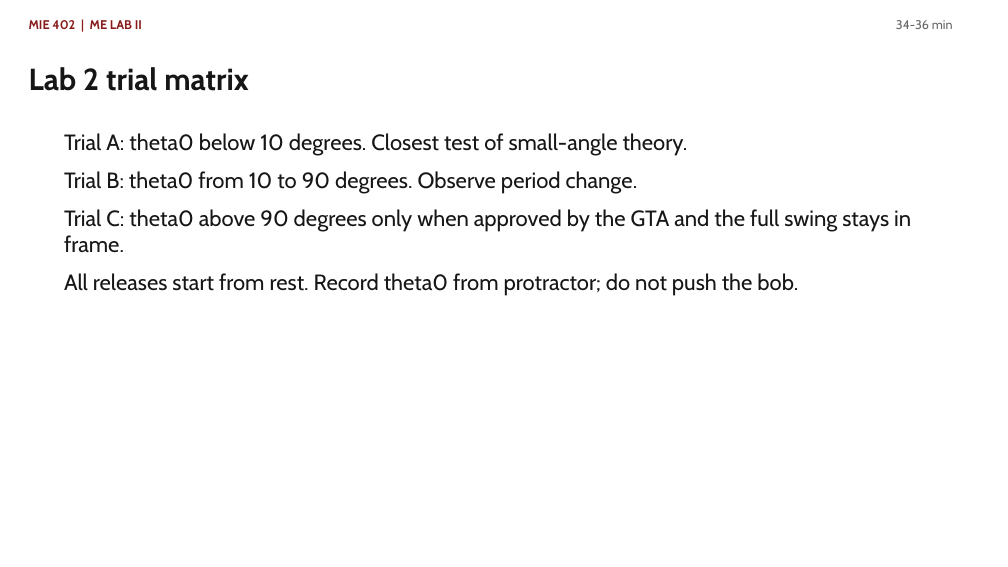
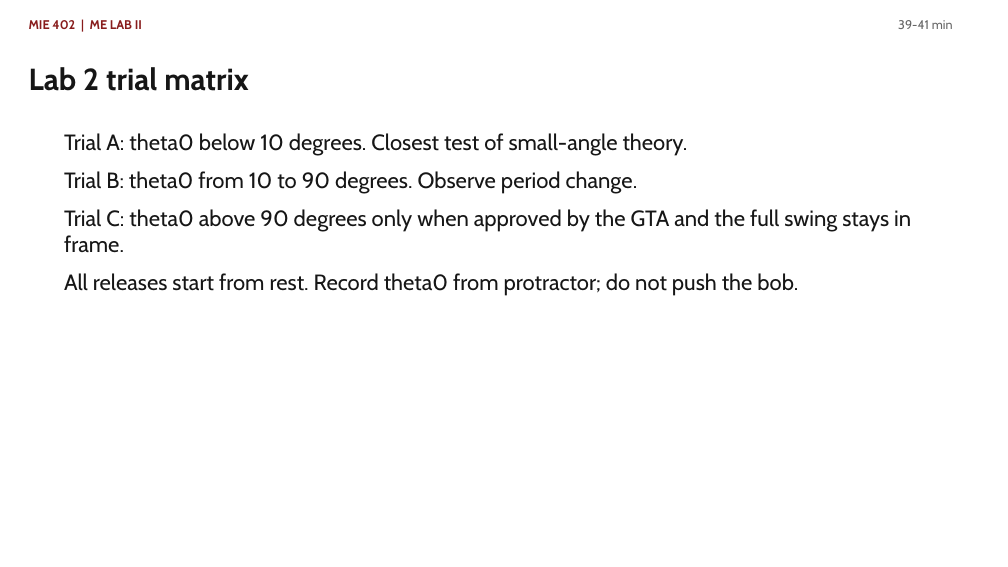
Before and after one commit to Ehsan-Roohi/MIE402-Lab, a slide deck: slide 20 of site/docs/MIE402_Lecture03_Single_Pendulum_PreLab2_Fall2026.pptx (slide 17 before the commit). Drawn at 1008x567 pixels with LibreOffice and Linux fonts; fonts in the diff are those of the drawing. Boxes give left, top, right and bottom in pixels: in the first picture for what was removed or moved away, otherwise in the second. Text is boxed around its words. In the diff, an @@ line names an element or a change of style, - is before the commit and + after.

```diff
--- a/site/docs/MIE402_Lecture03_Single_Pendulum_PreLab2_Fall2026.pptx
+++ b/site/docs/MIE402_Lecture03_Single_Pendulum_PreLab2_Fall2026.pptx
@@ text at (898,20,953,29): text changed @@
-34-36 min
+39-41 min
```
Also in this commit, not shown: 5 other slides changed, 4 slides added, 1 slide removed, 1 other file.
